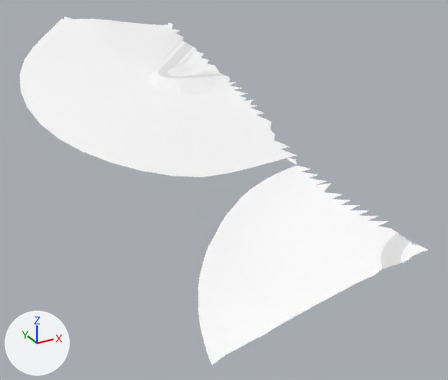
The glTF model game/assets/rally/cdi_stage4/sectores/sector_3_-5.glb as it was, and as the next commit left it.
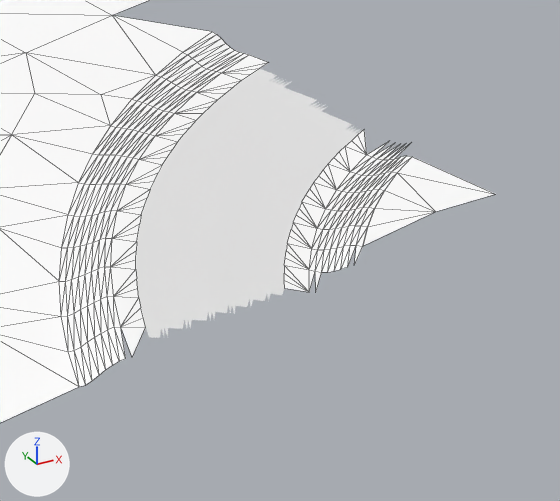
The first picture shows the older version from a camera (50 mm lens) standing at (629.0, 648.0, 242.0) and looking at (738.0, 846.0, 143.0). The close-ups show the older and then the newer version on the part from 81% to 98% of the width and 59% to 77% of the height of that picture. Only the edits that show in the close-ups are written down. The lights are fixed; the arrows at lower left show +X, +Y and +Z. The close-ups show mesh edges as thin lines. Vertices at exactly the same position are counted once.

In view in the first close-up: 'Ladera DSM', 'Road', 'Terrain_Dirt_Left', 'Terrain_Dirt_Right'.
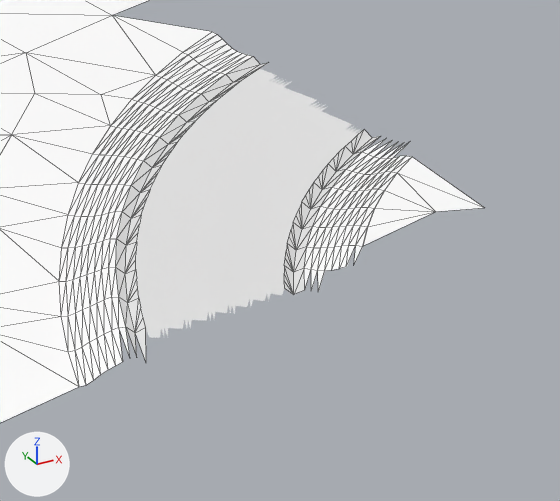
Changed parts and their boxes (x1, y1, x2, y2) in the close-ups (560 x 501 px; the box of a moved part takes in the faces that stretch with it):
'Ladera DSM', reshaped
    before: (0, 0, 494, 423)
    after: (0, 0, 484, 423)
'Terrain_Dirt_Left', reshaped
    before: (59, 32, 268, 387)
    after: (59, 32, 267, 387)
'Terrain_Dirt_Right', reshaped
    before: (284, 130, 412, 292)
    after: (284, 130, 412, 294)
part 1 of me_ladera_dsm, moved or reshaped
    before: (398, 157, 494, 212)
    after: (398, 157, 484, 212)
part 2 of me_terrain_dirt_left, cut back
    before: (74, 32, 242, 365)
    after: (109, 32, 267, 361)
part 3 of me_terrain_dirt_left, recoloured
    before: (129, 160, 161, 183)
    after: (132, 161, 152, 184)
part 4 of me_terrain_dirt_right, reshaped
    before: (296, 130, 406, 271)
    after: (284, 130, 408, 294)

Edits to the bpy script that builds the scene:
```text
Add mat_ticlio_v_drainage:
    mat_ticlio_v_drainage = principled_material('ticlio_v_drainage')
    mat_ticlio_v_drainage.base_color = (0.8, 0.8, 0.8)  # white #e7e7e7
Change me_ladera_dsm:
    used by ob_ladera_dsm; location = (0.0, 0.0, 0.0)
    verts and faces of me_ladera_dsm; kept vertices keep their numbers, new ones are numbered from 793
    before: 617 (769.0, 768.0, 146.0) at pixel (495, 194)
    remove me_ladera_dsm.from_pydata(...)  # 793 vertices, 1307 faces; spans x 676.0..771.0, y 767.0..962.0, z 132.0..197.0
    add me_ladera_dsm.from_pydata(...)  # 792 vertices, 1305 faces; spans x 676.0..771.0, y 767.0..964.0, z 132.0..197.0
    me_ladera_dsm part 1
    add verts[617] = (767.0, 768.0, 146.0)  # moved, pixel (484, 207)
    other edits to the shape of me_ladera_dsm do not show in these pictures
Change me_terrain_dirt_left:
    used by ob_terrain_dirt_left; location = (0.0, 0.0, 0.0)
    remove me_terrain_dirt_left.from_pydata(...)  # 700 vertices, 1138 faces; spans x 736.0..769.0, y 767.0..946.0, z 143.0..184.0
    add me_terrain_dirt_left.from_pydata(...)  # 758 vertices, 1249 faces; spans x 736.0..769.0, y 767.0..946.0, z 143.0..184.0
    me_terrain_dirt_left part 2: 4 vertices moved within x 748.0..768.0, y 767.0..784.0, z 144.0..146.0; 8 vertices removed from x 751.0..768.0, y 773.0..785.0, z 145.0..146.0; 21 vertices added at x 748.0..769.0, y 767.0..783.0, z 144.0..146.0
    me_terrain_dirt_left part 3: 8 faces spanning x 739.0..768.0, y 777.0..943.0, z 145.0..183.0 switch from mat_rajuntay_tierra (white #ffffff) to mat_ticlio_v_drainage (white #e7e7e7)
    other edits to the shape of me_terrain_dirt_left do not show in these pictures
Change me_terrain_dirt_right:
    used by ob_terrain_dirt_right; location = (0.0, 0.0, 0.0)
    remove me_terrain_dirt_right.from_pydata(...)  # 586 vertices, 936 faces; spans x 740.0..769.0, y 767.0..934.0, z 144.0..182.0
    add me_terrain_dirt_right.from_pydata(...)  # 640 vertices, 1038 faces; spans x 740.0..769.0, y 767.0..934.0, z 144.0..182.0
    me_terrain_dirt_right part 4: 3 vertices moved within x 762.0..768.0, y 772.0..775.0, z 145.0; 7 vertices removed from x 760.0..768.0, y 768.0..773.0, z 145.0..146.0; 18 vertices added at x 757.0..769.0, y 768.0..775.0, z 144.0..146.0
    other edits to the shape of me_terrain_dirt_right do not show in these pictures
    add me_terrain_dirt_right.materials.append(mat_ticlio_v_drainage)  # white #e7e7e7
```
